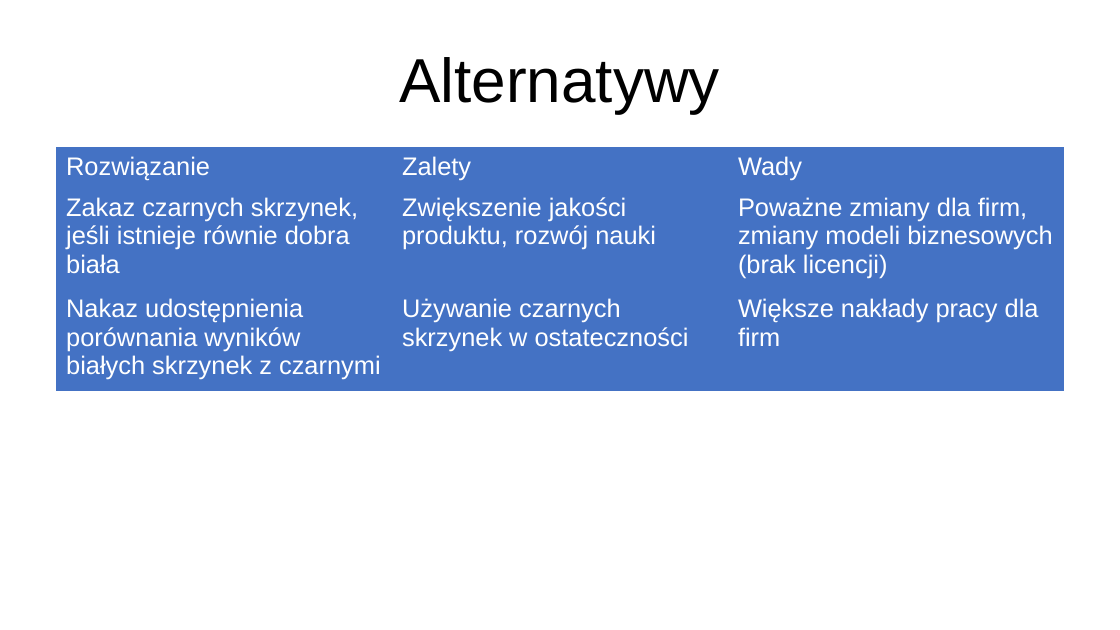
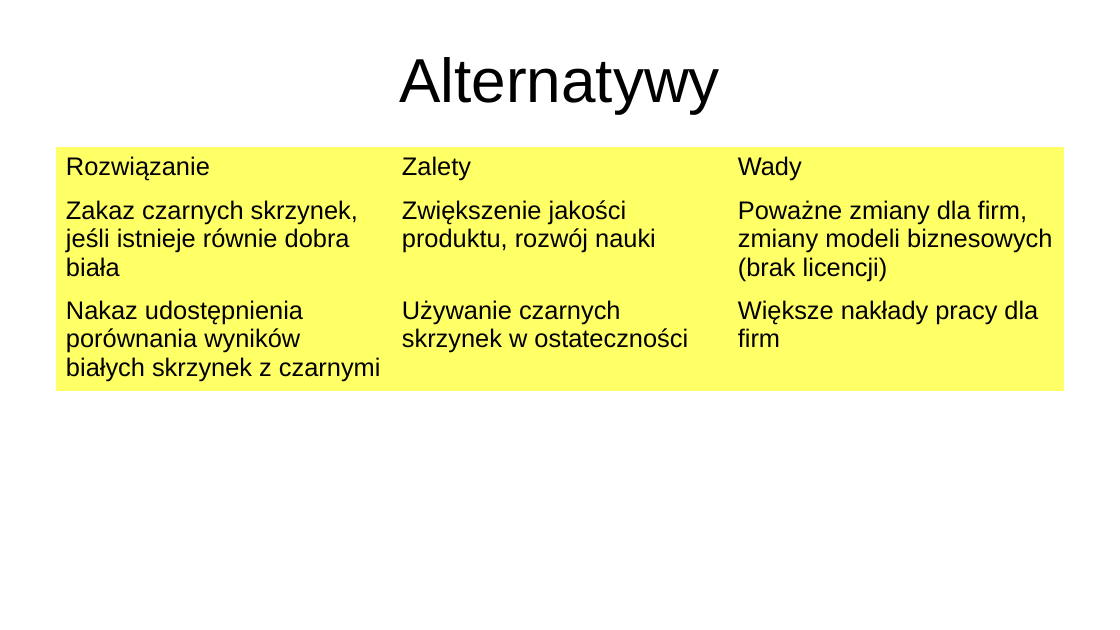
Before and after one commit to bogdankjastrzebski/WarsztatyBadawcze2, a slide deck: slide 14 of prezentacja/blackBox.odp. Drawn at 1120x630 pixels with LibreOffice and Linux fonts; fonts in the diff are those of the drawing. Boxes give left, top, right and bottom in pixels: in the first picture for what was removed or moved away, otherwise in the second. Text is boxed around its words. In the diff, an @@ line names an element or a change of style, - is before the commit and + after.

```diff
--- a/prezentacja/blackBox.odp
+++ b/prezentacja/blackBox.odp
@@ table at <box>56,147,1065,391</box> @@
@@ fill #4472C4 to #FFFF66 in 9 cells @@
@@ text colour #FFFFFF to #000000 @@
```
Also in this commit, not shown: 15 other slides changed, 2 slides added, 1 other file.
